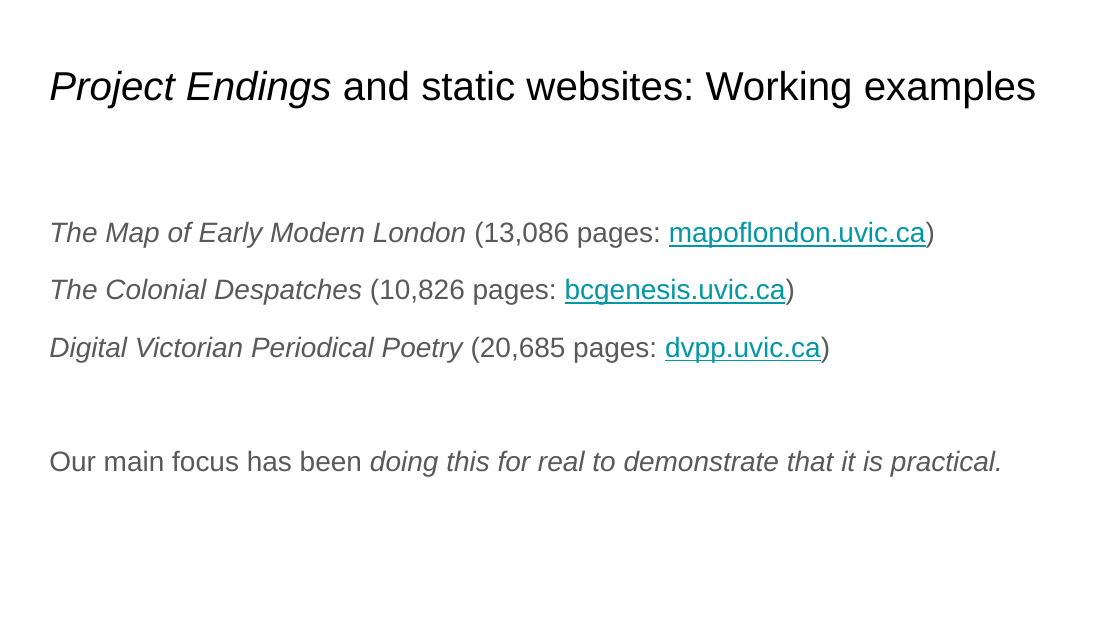
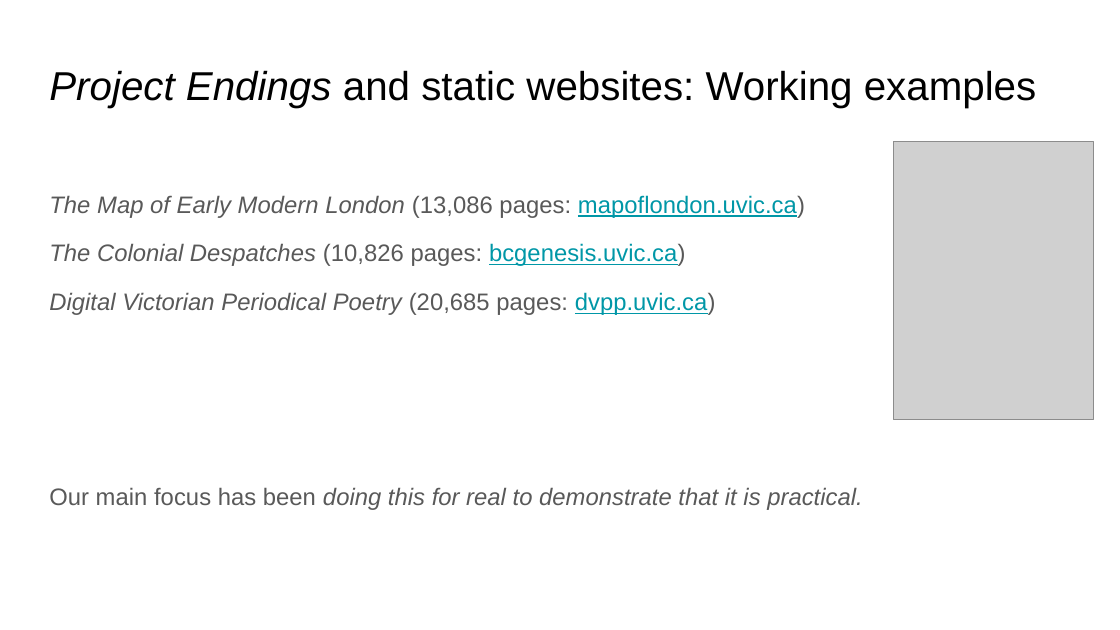
Before and after one commit to projectEndings/Endings, a slide deck: slide 8 of presentations/DH_2022/How_big_can_a_static_site_be.odp. Drawn at 1120x630 pixels with LibreOffice and Linux fonts; fonts in the diff are those of the drawing; grey boxes stand for pictures; background and template pictures are left out. Boxes give left, top, right and bottom in pixels: in the first picture for what was removed or moved away, otherwise in the second. Text is boxed around its words. In the diff, an @@ line names an element or a change of style, - is before the commit and + after.

```diff
--- a/presentations/DH_2022/How_big_can_a_static_site_be.odp
+++ b/presentations/DH_2022/How_big_can_a_static_site_be.odp
@@ picture added at (894, 141, 1094, 420) @@
@@ text "The Map of Early Modern ...": place and size @@
-text "The Map of Early Modern ..." at (49, 221, 1003, 476)
+text "The Map of Early Modern ..." at (49, 195, 863, 510)
@@ text "The Map of Early Modern ..." at (49, 195, 863, 510): size 18 to 15.3 pt; line spacing 1.15 to 1.05; less space between paragraphs @@
```
Also in this commit, not shown: 4 other slides changed, 1 slide added, 1 slide removed, 1 other file.
